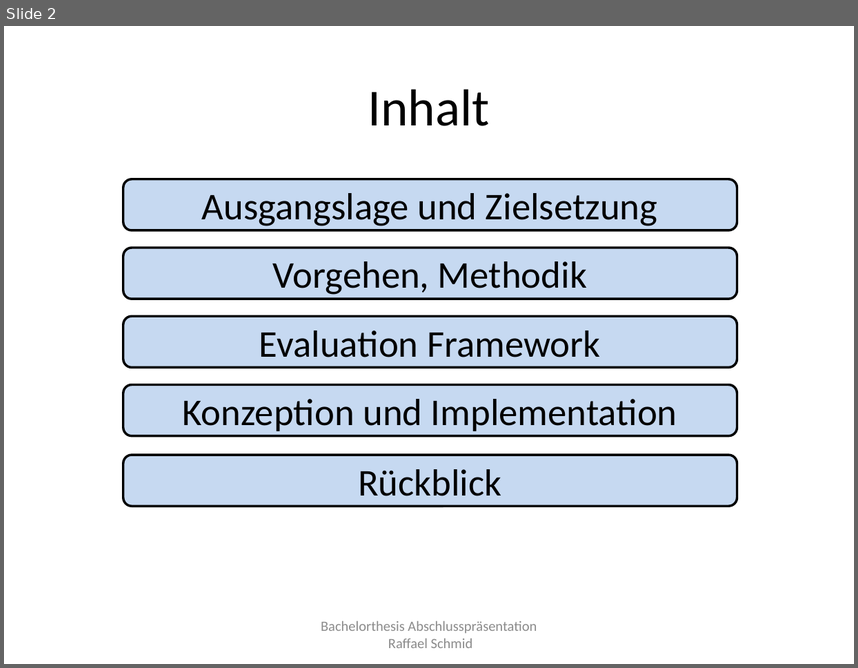
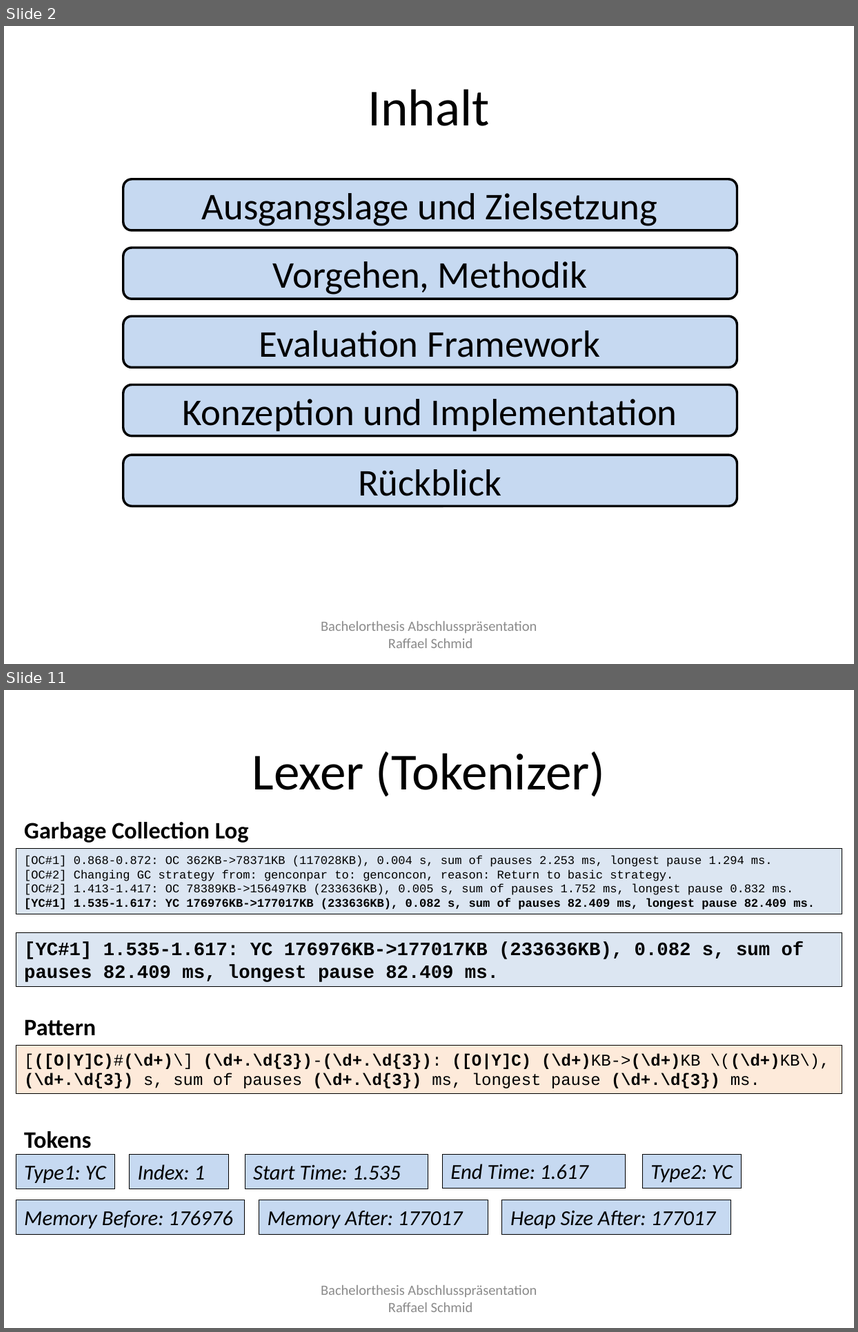
Before and after one commit to raffaelschmid/bachelorthesis, a slide deck: Dokumentation/Abschlusspraesentation/rschmid_bachelorthesis_abschlusspraesentation.pptx. Shown one above the other, each under a label of ours: slide 2 before the commit, slides 2 and 11 after it; the slides between them are not shown. The pictures are 858x668 and 858x1332 pixels, drawn with LibreOffice and Linux fonts; fonts in the diff are those of the drawing. Boxes give left, top, right and bottom in pixels: in the first picture for what was removed or moved away, otherwise in the second. Text is boxed around its words. In the diff, an @@ line names an element or a change of style, - is before the commit and + after.

```diff
--- a/Dokumentation/Abschlusspraesentation/rschmid_bachelorthesis_abschlusspraesentation.pptx
+++ b/Dokumentation/Abschlusspraesentation/rschmid_bachelorthesis_abschlusspraesentation.pptx
@@ slide 11 added at bbox=[4, 690, 854, 1328], background #FFFFFF @@
@@ title added at bbox=[252, 751, 606, 797], 44 pt, text #000000 @@
+Lexer (Tokenizer)
@@ text added at bbox=[24, 822, 249, 842], 20 pt, text #000000, bold @@
+Garbage Collection Log
@@ rectangle added at bbox=[16, 848, 842, 914], fill #DCE6F2, outline #000000 0.75 pt, 10 pt, text #000000 @@
+[OC#1] 0.868-0.872: OC 362KB->78371KB (117028KB), 0.004 s, sum of pauses 2.253 ms, longest pause 1.294 ms.
+[OC#2] Changing GC strategy from: genconpar to: genconcon, reason: Return to basic strategy.
+[OC#2] 1.413-1.417: OC 78389KB->156497KB (233636KB), 0.005 s, sum of pauses 1.752 ms, longest pause 0.832 ms.
+[YC#1] 1.535-1.617: YC 176976KB->177017KB (233636KB), 0.082 s, sum of pauses 82.409 ms, longest pause 82.409 ms.
@@ rectangle added at bbox=[16, 932, 842, 987], fill #DCE6F2, outline #000000 0.75 pt, 16 pt, text #000000, bold @@
+[YC#1] 1.535-1.617: YC 176976KB->177017KB (233636KB), 0.082 s, sum of pauses 82.409 ms, longest pause 82.409 ms.
@@ text added at bbox=[24, 1019, 96, 1036], 20 pt, text #000000, bold @@
+Pattern
@@ rectangle added at bbox=[16, 1045, 842, 1093], fill #FDEADA, outline #000000 0.75 pt, 14 pt, text #000000, bold @@
+[([O|Y]C)#(\d+)\] (\d+.\d{3})-(\d+.\d{3}): ([O|Y]C) (\d+)KB->(\d+)KB \((\d+)KB\), (\d+.\d{3}) s, sum of pauses (\d+.\d{3}) ms, longest pause (\d+.\d{3}) ms.
@@ text added at bbox=[24, 1131, 91, 1148], 20 pt, text #000000, bold @@
+Tokens
@@ rectangle added at bbox=[16, 1154, 115, 1188], fill #C6D9F1, outline #000000 0.75 pt, 18 pt, text #000000, italic @@
+Type1: YC
@@ rectangle added at bbox=[129, 1154, 228, 1188], fill #C6D9F1, outline #000000 0.75 pt, 18 pt, text #000000, italic @@
+Index: 1
@@ rectangle added at bbox=[245, 1154, 428, 1188], fill #C6D9F1, outline #000000 0.75 pt, 18 pt, text #000000, italic @@
+Start Time: 1.535
@@ rectangle added at bbox=[443, 1154, 626, 1188], fill #C6D9F1, outline #000000 0.75 pt, 18 pt, text #000000, italic @@
+End Time: 1.617
@@ rectangle added at bbox=[642, 1154, 742, 1188], fill #C6D9F1, outline #000000 0.75 pt, 18 pt, text #000000, italic @@
+Type2: YC
@@ rectangle added at bbox=[16, 1199, 245, 1233], fill #C6D9F1, outline #000000 0.75 pt, 18 pt, text #000000, italic @@
+Memory Before: 176976
@@ rectangle added at bbox=[259, 1199, 488, 1233], fill #C6D9F1, outline #000000 0.75 pt, 18 pt, text #000000, italic @@
+Memory After: 177017
@@ rectangle added at bbox=[502, 1199, 731, 1233], fill #C6D9F1, outline #000000 0.75 pt, 18 pt, text #000000, italic @@
+Heap Size After: 177017
@@ text added at bbox=[321, 1285, 537, 1312], 12 pt, text #8C8C8C @@
+Bachelorthesis Abschlusspräsentation
+Raffael Schmid
```
Also in this commit, not shown: 10 slides changed, 1 other slide added, 3 slides removed, 4 other files.
